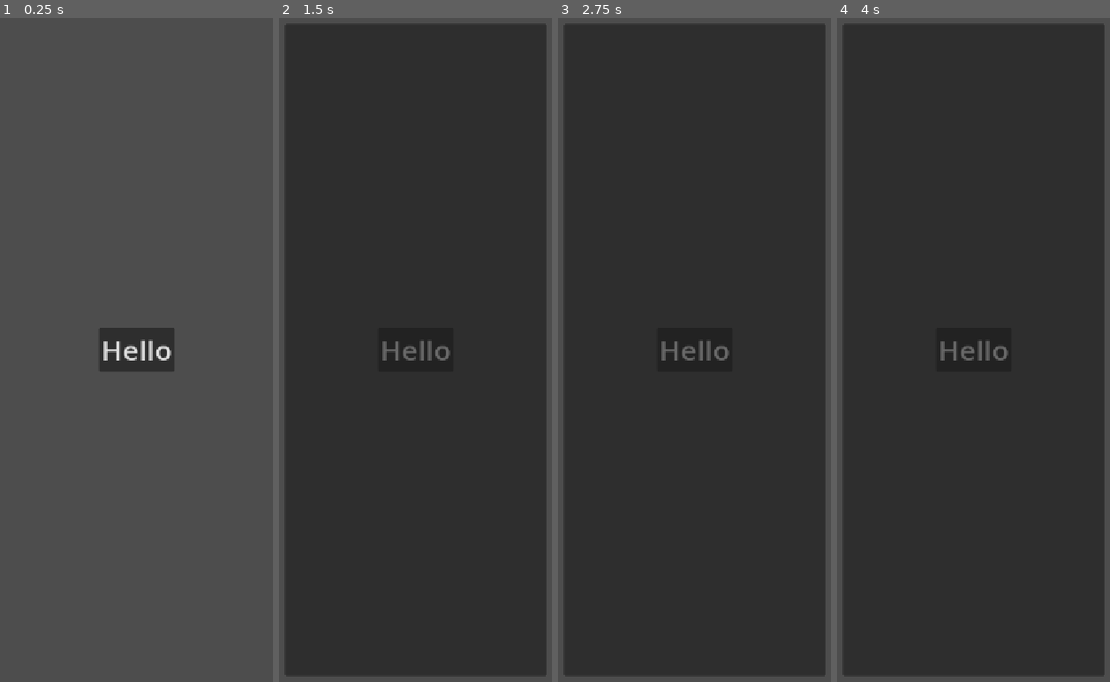
Above: before the commit, frames 1-4 (left to right).
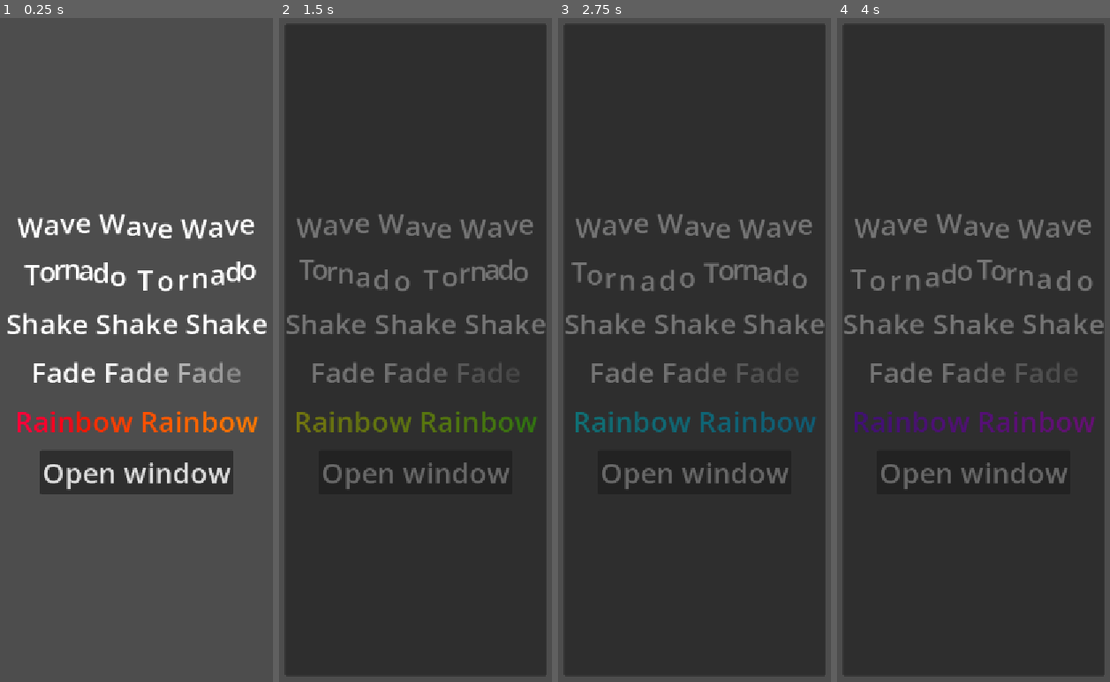
Above: after the commit, the same moments.

Repository: TimDev7/Godot-CoreTemplate
Game: Godot game, scene res://Template/UI/ui_test.tscn
The game is run twice, just before and just after one commit, with the same random seed, the same clock (stepped at 60 frames per second) and the same inputs. This scene is started directly instead of the project's main scene.
Inputs (mouse positions are in pixels of both pictures, inside the frame that each line leads up to):
- Up to frame 1 (0.25 s): no input
- Up to frame 2 (1.5 s): click "Hello" (after the commit: "Open window") at 0.5 s; click "Hello" (after the commit: "Open window") at 1.25 s
- Up to frame 3 (2.75 s): click "Hello" (after the commit: "Open window") at 2 s
- Up to frame 4 (4 s): tap Enter at 2.75 s; move the mouse to (1044, 316) at 2.77 s; hold Shift 2.78-3.5 s; click (1044, 316) at 2.92 s; drag from (910, 383) to (957, 489) at 3.52 s

The runs differ from the first frame. In frame 1, 12% of the frame differs, in the area x 2-98%, y 29-72%; in frame 2, 5.7%; in frame 3, 5.7%; in frame 4, 5.8%.

Commit message:
feat(ui): add rich text label with effects in test scene

Diff:
--- /dev/null
+++ b/Template/UI/rich_text_effects/wave_effect.gd
@@ -0,0 +1,4 @@
+extends RichTextEffect
+
+
+var bbcode = "wave"
--- a/Template/UI/ui_test.tscn
+++ b/Template/UI/ui_test.tscn
@@ -16,7 +16,6 @@
 script = ExtResource("2_db6u0")
 
 [node name="GameWindow" parent="." unique_id=656352947 instance=ExtResource("2_icgfc")]
-visible = false
 
 [node name="VBoxContainer" type="VBoxContainer" parent="." unique_id=1286302031]
 layout_mode = 1
@@ -25,13 +24,59 @@
 anchor_bottom = 1.0
 grow_horizontal = 2
 grow_vertical = 2
+theme_override_constants/separation = 16
 alignment = 1
+
+[node name="RichTextLabel" type="RichTextLabel" parent="VBoxContainer" unique_id=111211248]
+layout_mode = 2
+theme_override_font_sizes/normal_font_size = 48
+bbcode_enabled = true
+text = "[wave amp=50.0 freq=5.0 connected=1]Wave Wave Wave[/wave]"
+fit_content = true
+horizontal_alignment = 1
+custom_effects = [null]
+
+[node name="RichTextLabel2" type="RichTextLabel" parent="VBoxContainer" unique_id=960999252]
+layout_mode = 2
+theme_override_font_sizes/normal_font_size = 48
+bbcode_enabled = true
+text = "[tornado radius=10.0 freq=1.0 connected=1]Tornado Tornado[/tornado]"
+fit_content = true
+horizontal_alignment = 1
+custom_effects = [null]
+
+[node name="RichTextLabel3" type="RichTextLabel" parent="VBoxContainer" unique_id=593421910]
+layout_mode = 2
+theme_override_font_sizes/normal_font_size = 48
+bbcode_enabled = true
+text = "[shake rate=20.0 level=5 connected=1]Shake Shake Shake[/shake]"
+fit_content = true
+horizontal_alignment = 1
+custom_effects = [null]
+
+[node name="RichTextLabel4" type="RichTextLabel" parent="VBoxContainer" unique_id=1926915546]
+layout_mode = 2
+theme_override_font_sizes/normal_font_size = 48
+bbcode_enabled = true
+text = "[fade start=4 length=14]Fade Fade Fade[/fade]"
+fit_content = true
+horizontal_alignment = 1
+custom_effects = [null]
+
+[node name="RichTextLabel5" type="RichTextLabel" parent="VBoxContainer" unique_id=2077191521]
+layout_mode = 2
+theme_override_font_sizes/normal_font_size = 48
+bbcode_enabled = true
+text = "[rainbow freq=0.01 sat=1 val=1 speed=20]Rainbow Rainbow[/rainbow]"
+fit_content = true
+horizontal_alignment = 1
+custom_effects = [null]
 
 [node name="Button" type="Button" parent="VBoxContainer" unique_id=1655877312]
 layout_mode = 2
 size_flags_horizontal = 4
 theme_override_font_sizes/font_size = 48
-text = "Hello"
+text = "Open window"
 
 [node name="JuicyComponent" parent="VBoxContainer/Button" unique_id=437082904 instance=ExtResource("2_l745i")]
 
Not shown, added: Template/UI/rich_text_effects/wave_effect.gd.uid
